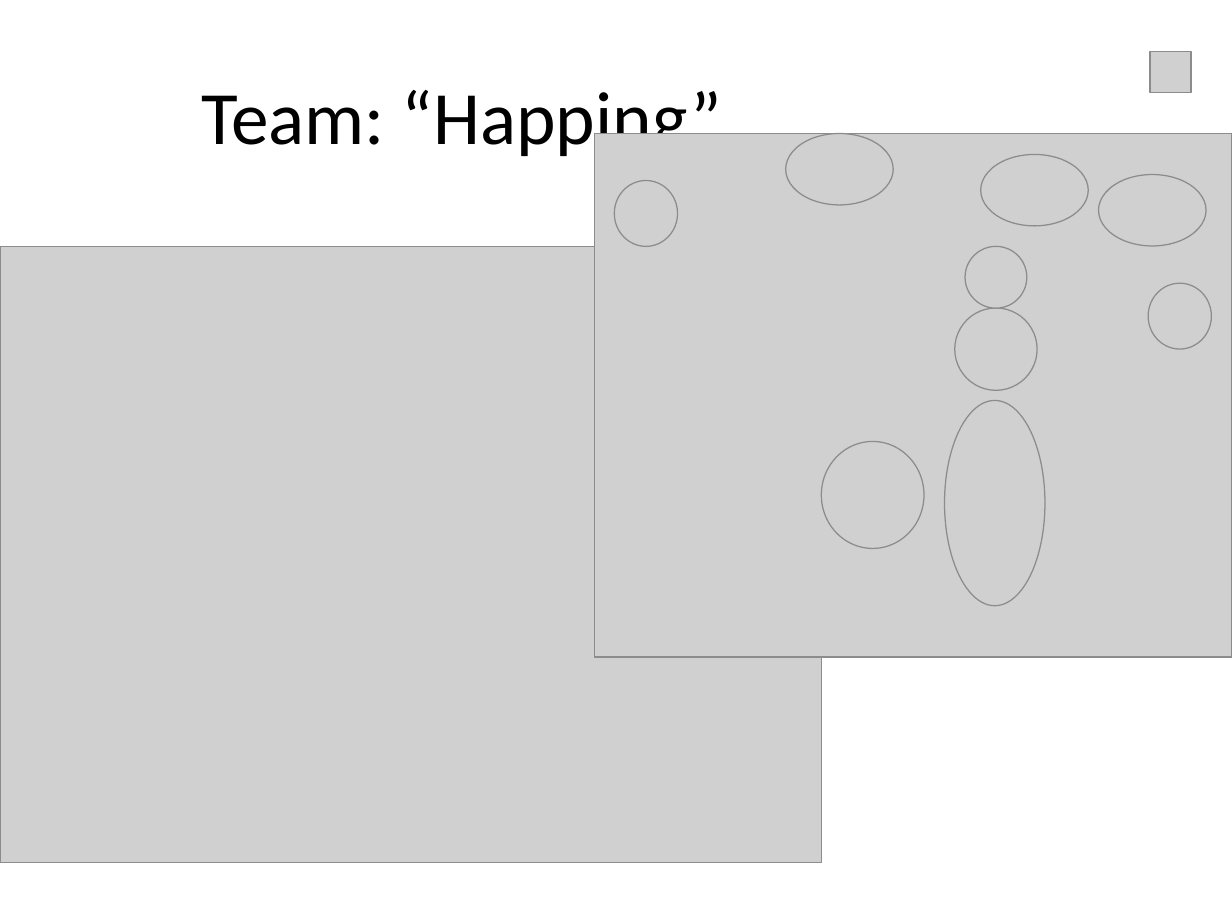
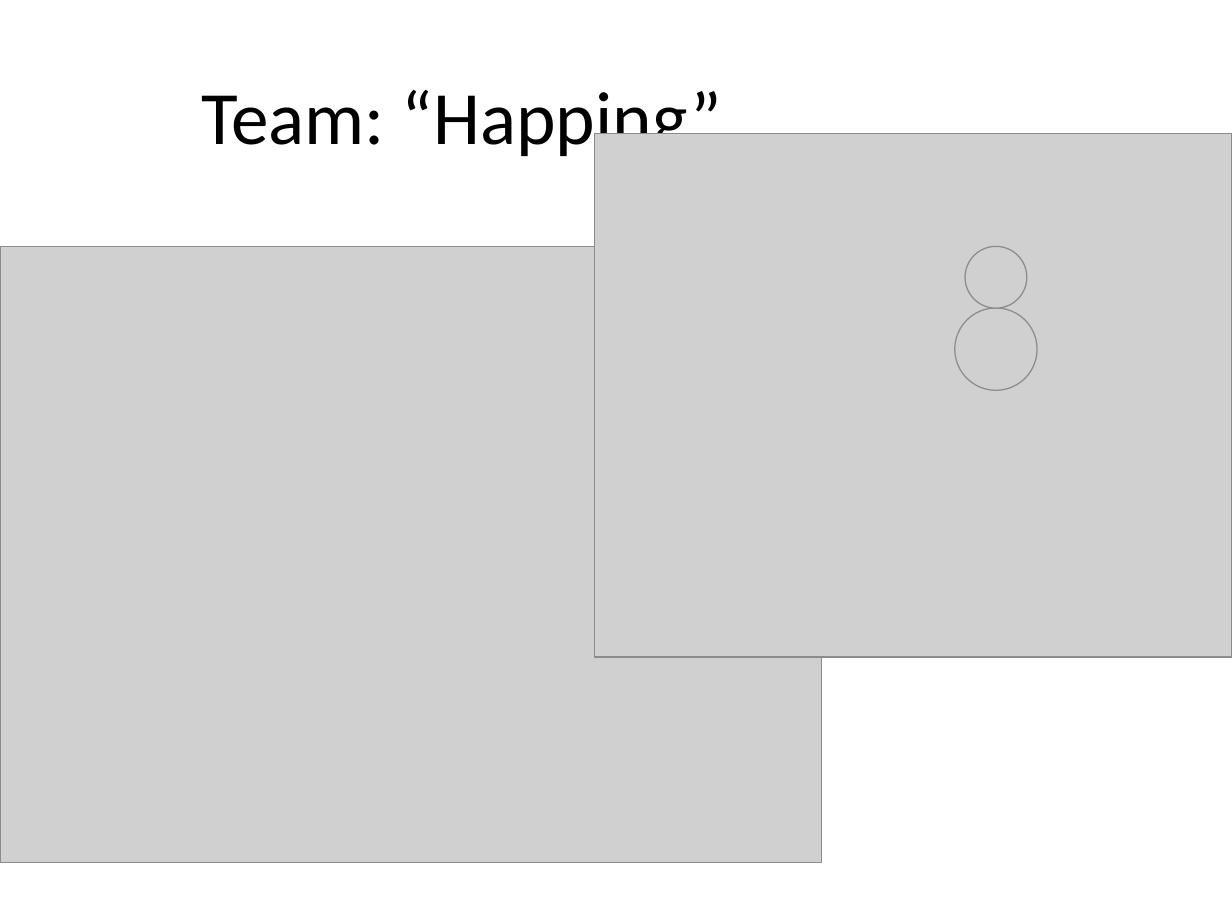
Before and after one commit to optodent/Ping_Pong, a slide deck: slide 11 of TeamWorkPresentation_PPP/TeamWork.ppsx. Drawn at 1232x924 pixels with LibreOffice and Linux fonts; fonts in the diff are those of the drawing; grey boxes stand for pictures. Boxes give left, top, right and bottom in pixels: in the first picture for what was removed or moved away, otherwise in the second. Text is boxed around its words. In the diff, an @@ line names an element or a change of style, - is before the commit and + after.

```diff
--- a/TeamWorkPresentation_PPP/TeamWork.ppsx
+++ b/TeamWorkPresentation_PPP/TeamWork.ppsx
@@ picture removed at (1149,52,1190,92) @@
@@ picture removed at (786,133,893,205) @@
@@ picture removed at (981,154,1088,225) @@
@@ picture removed at (1099,175,1206,246) @@
@@ picture removed at (615,180,678,246) @@
@@ picture removed at (1148,283,1211,350) @@
@@ picture removed at (945,400,1046,606) @@
@@ picture removed at (822,441,924,548) @@
```
Also in this commit, not shown: 3 other slides changed.
